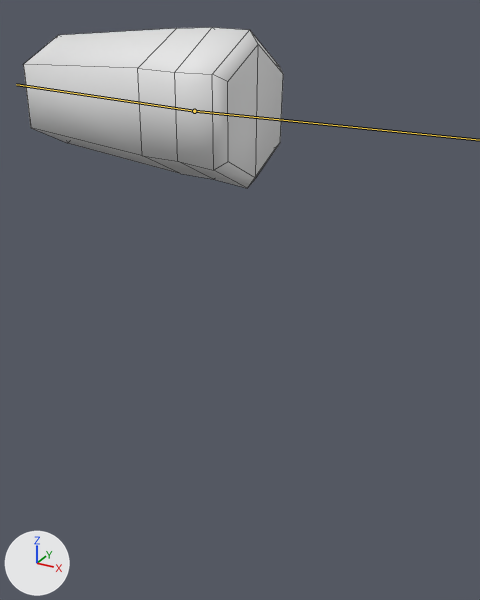
The FBX model ECOE sim/Assets/Art/Characters/Resources/Clothes/Accessories/ArmPlaster.fbx, before and after one commit.
Rendered twice from a 50 mm camera at (-0.146, -1.108, 0.767) aimed at (-0.747, -0.015, 0.22). Lighting does not change. The marker at lower left points along +X, +Y and +Z. The first picture is the older version. The bones that change are drawn over the model as lines. Mesh edges are drawn as thin lines.

In view in the first picture: 'ArmPlaster'.
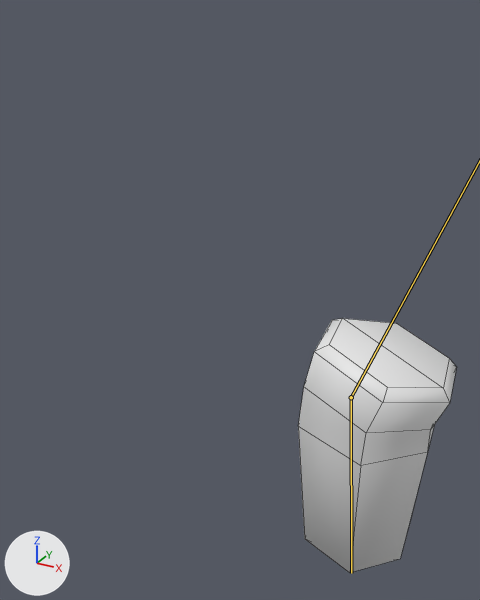
The newer file adds an action. The first version stands in its rest pose; the second is drawn at frame 1 of the action 'CartoonArmature|Idle.001'.

Edits to the scene script, one JSON object a line:
```json
{"block": "bone_arm_l", "where": "bone_arm_l = bpy.data.objects['CartoonArmature'].pose.bones['Arm.L']  # child of 'Spine1'"}
{"op": "set", "path": "bone_arm_l.rotation_quaternion", "old": "(1.0, 0.0, 0.0, 0.0)", "new": "(0.781, -0.587, 0.213, 0.022)", "note": "degrees (0, 0, 0) -> degrees (-76, 21, -13)"}
{"block": "bone_elbow_l", "where": "bone_elbow_l = bpy.data.objects['CartoonArmature'].pose.bones['Elbow.L']  # child of 'Arm.L'"}
{"op": "set", "path": "bone_elbow_l.rotation_quaternion", "old": "(1.0, 0.0, 0.0, 0.0)", "new": "(0.991, -0.125, -0.012, -0.055)", "note": "degrees (0, 0, 0) -> degrees (-14, -2, -6)"}
```

Where the change shows, as pixel boxes (x1, y1, x2, y2) in the pictures (480 x 600 px):
```json
{"object": "ArmPlaster", "change": "posed", "before": [23, 27, 283, 188], "after": [298, 319, 456, 573], "on screen": "39% narrower, 57% taller"}
{"bone": "Elbow.L", "before": "(194, 111) to (16, 84)", "after": "(351, 397) to (351, 573)"}
```
